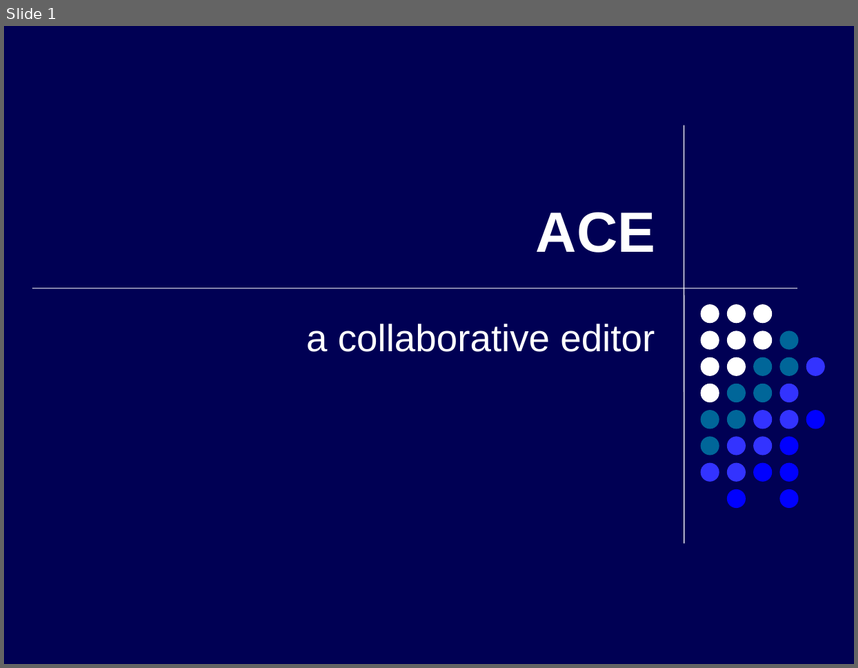
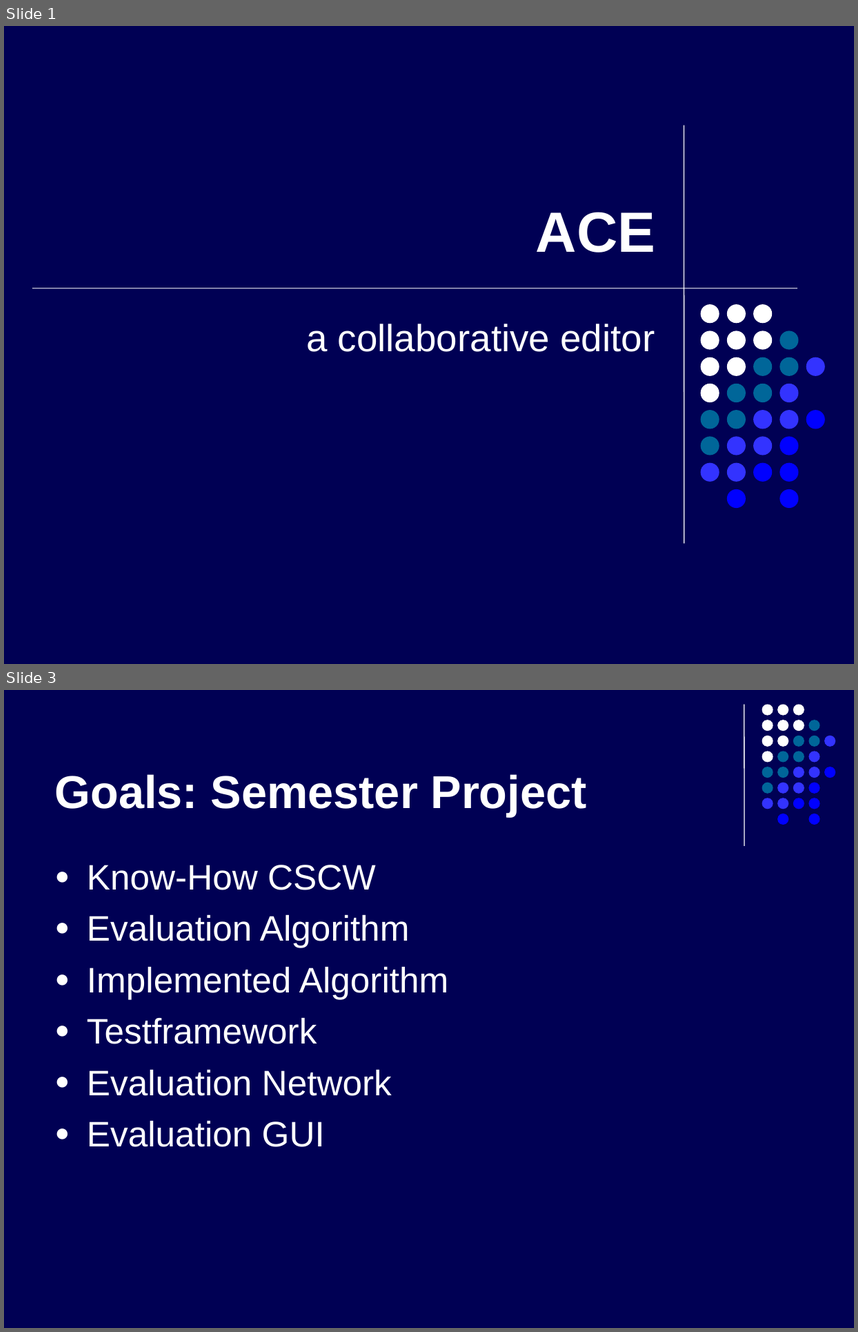
Before and after one commit to kyanha/ace, a slide deck: ace/trunk/doc/presentation/presentation.ppt. Shown one above the other, each under a label of ours: slide 1 before the commit, slides 1 and 3 after it; the slides between them are not shown. The pictures are 858x668 and 858x1332 pixels, drawn with LibreOffice and Linux fonts; fonts in the diff are those of the drawing. Boxes give left, top, right and bottom in pixels: in the first picture for what was removed or moved away, otherwise in the second. Text is boxed around its words. In the diff, an @@ line names an element or a change of style, - is before the commit and + after.

```diff
--- a/ace/trunk/doc/presentation/presentation.ppt
+++ b/ace/trunk/doc/presentation/presentation.ppt
@@ slide 3 added at [4, 690, 854, 1328], background #000054 @@
@@ line added from (744, 704) to (744, 845), #FFFFFF 0.74 pt @@
@@ title added at [55, 774, 587, 816], 39 pt, text #FFFFFF, bold @@
+Goals: Semester Project
@@ group added at [762, 704, 835, 825]: 31 ellipses @@
@@ text added at [87, 865, 449, 1147], 30 pt, text #FFFFFF @@
+● Know-How CSCW
+● Evaluation Algorithm
+● Implemented Algorithm
+● Testframework
+● Evaluation Network
+● Evaluation GUI
```
Also in this commit, not shown: 3 other slides added, 1 slide removed.
